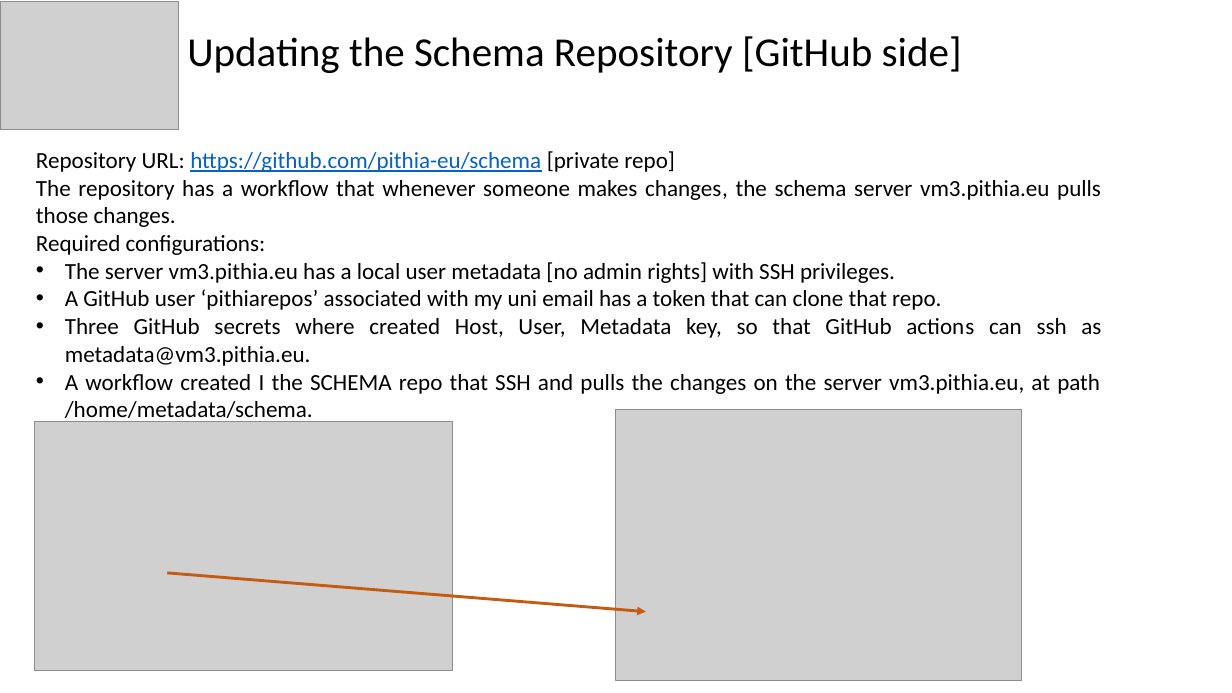
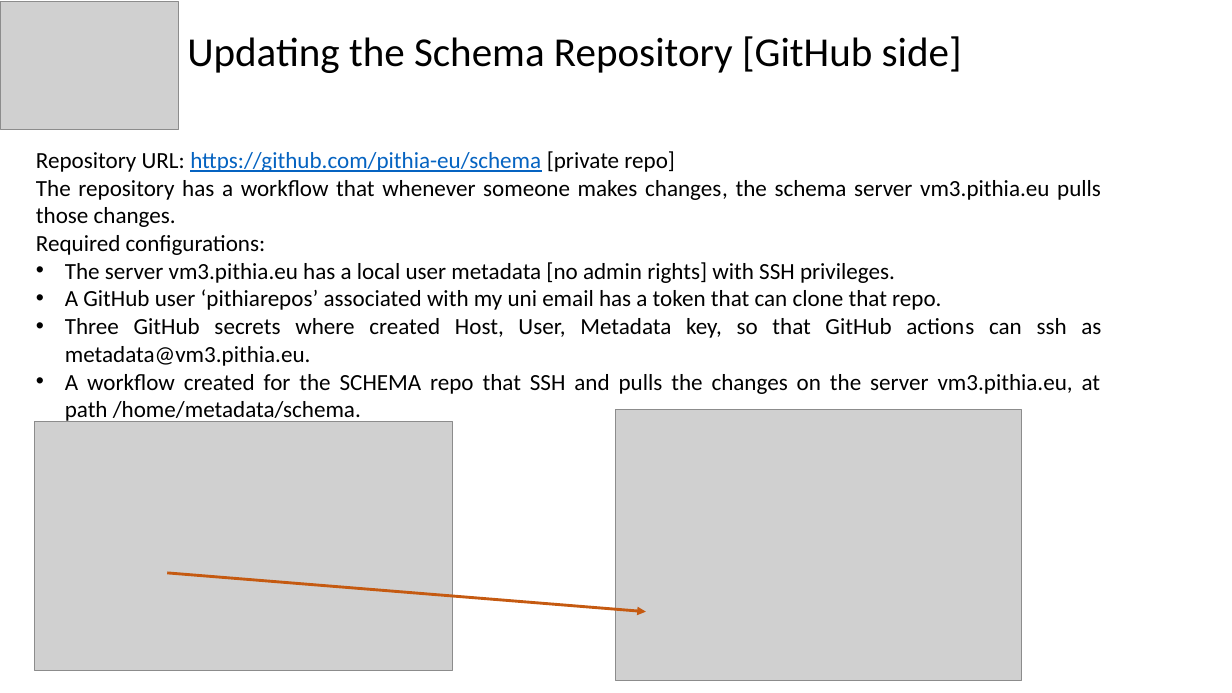
Before and after one commit to pithia-eu/metadata-services, a slide deck: slide 6 of schema/schema - process v1.pptx. Drawn at 1232x693 pixels with LibreOffice and Linux fonts; fonts in the diff are those of the drawing; grey boxes stand for pictures. Boxes give left, top, right and bottom in pixels: in the first picture for what was removed or moved away, otherwise in the second. Text is boxed around its words. In the diff, an @@ line names an element or a change of style, - is before the commit and + after.

```diff
--- a/schema/schema - process v1.pptx
+++ b/schema/schema - process v1.pptx
@@ text at <box>65,374,1101,424</box>: text changed @@
-• A workflow created I the SCHEMA repo that SSH and pulls the changes on the server vm3.pithia.eu, at path /home/metadata/schema.
+• A workflow created for the SCHEMA repo that SSH and pulls the changes on the server vm3.pithia.eu, at path /home/metadata/schema.
```
Also in this commit, not shown: 2 other slides changed.
